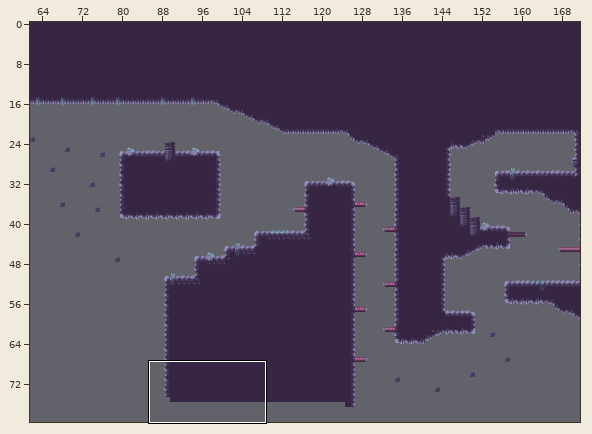
Two states of a Tiled map, Platformer 2D/Game/maps/GameLevel2XML.tmx. The picture above shows the old version from afar; the outline marks the close-up.
Close-up. Before:
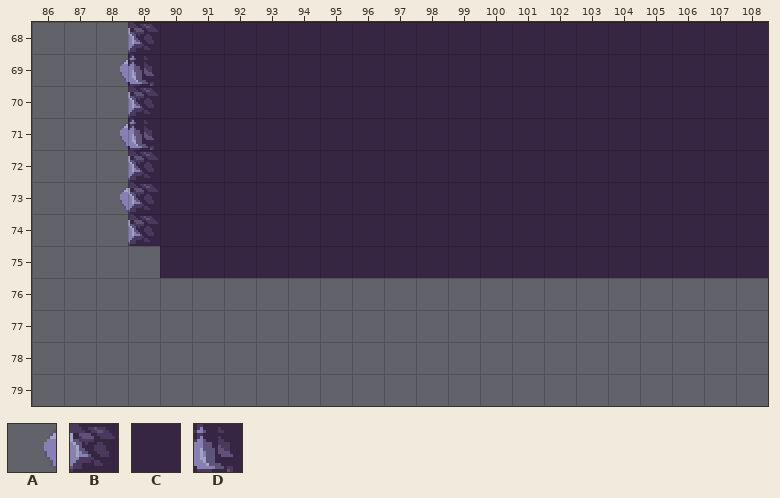
Cells are 16x16 px. Shown: x 86..108, y 68..79. The commit also changed other parts of the map, which this record leaves out.
Key: from "tilesetsv2": A 204, B 205, C 206, D 320.
_ is an empty cell.
Layer "Scenery" before, first column x 86:
68 ___BCCCCCCCCCCCCCCCCCCC
69 __ADCCCCCCCCCCCCCCCCCCC
70 ___BCCCCCCCCCCCCCCCCCCC
71 __ADCCCCCCCCCCCCCCCCCCC
72 ___BCCCCCCCCCCCCCCCCCCC
73 __ABCCCCCCCCCCCCCCCCCCC
74 ___BCCCCCCCCCCCCCCCCCCC
75 ____CCCCCCCCCCCCCCCCCCC
76 _______________________
77 _______________________
78 _______________________
79 _______________________
Now the later version:
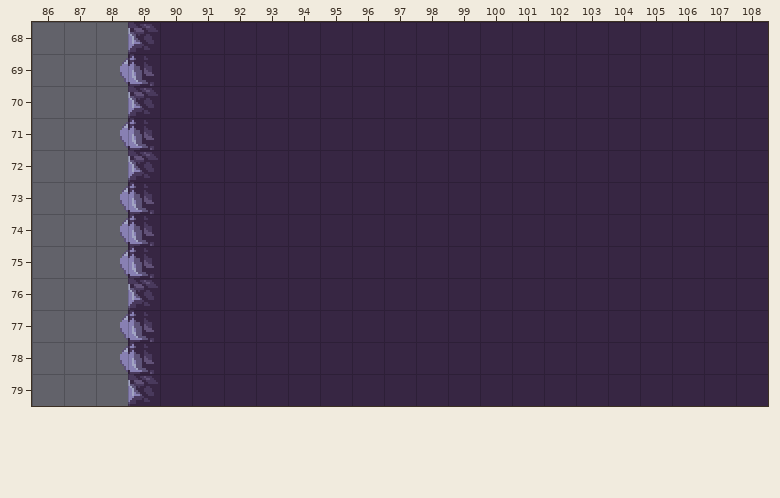
Diff:
{"where": "layer \"Scenery\""}
{"y":73,"x":89,"old":"B","new":"D"}
{"y":74,"x":88,"old":"_B","new":"AD"}
{"y":75,"x":88,"old":"__","new":"AD"}
{"y":76,"x":89,"old":"____________________","new":"BCCCCCCCCCCCCCCCCCCC"}
{"y":77,"x":88,"old":"_____________________","new":"ADCCCCCCCCCCCCCCCCCCC"}
{"y":78,"x":88,"old":"_____________________","new":"ADCCCCCCCCCCCCCCCCCCC"}
{"y":79,"x":89,"old":"____________________","new":"BCCCCCCCCCCCCCCCCCCC"}
{"label":"changed","picture_box":[120,182,768,406]}
